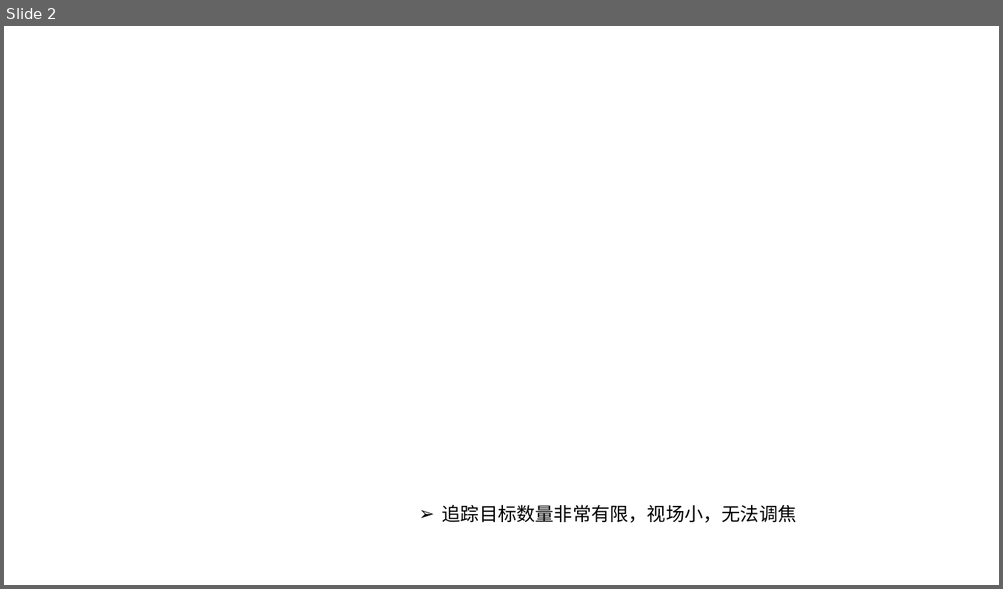
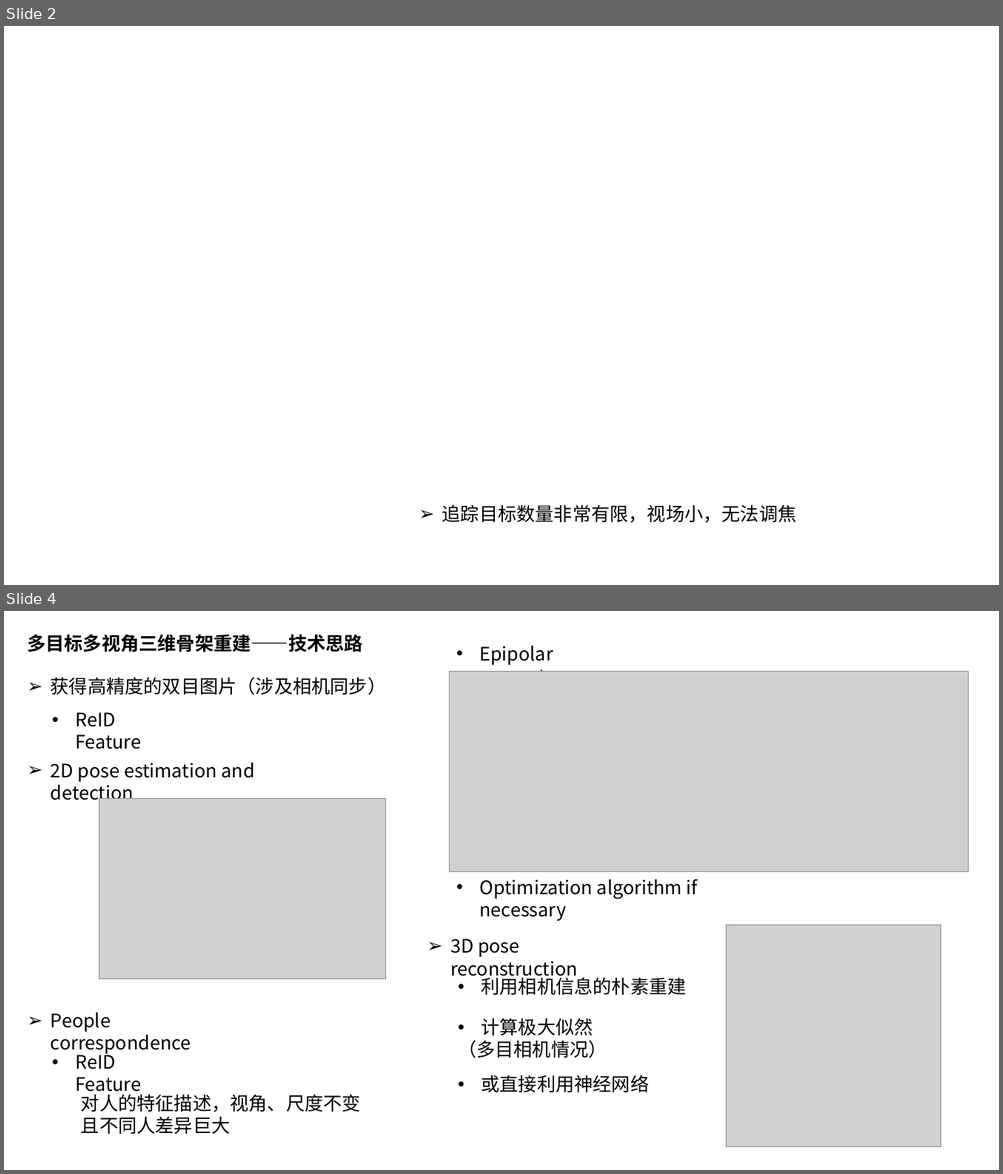
Before and after one commit to lihaowei1999/Dachuang, a slide deck: reports/report_0802/report.pptx. Shown one above the other, each under a label of ours: slide 2 before the commit, slides 2 and 4 after it; the slides between them are not shown. The pictures are 1003x589 and 1003x1174 pixels, drawn with LibreOffice and Linux fonts; fonts in the diff are those of the drawing; grey boxes stand for pictures; background and template pictures are left out. Boxes give left, top, right and bottom in pixels: in the first picture for what was removed or moved away, otherwise in the second. Text is boxed around its words. In the diff, an @@ line names an element or a change of style, - is before the commit and + after.

Commit message:
Add slides for pose estimation part.

```diff
--- a/reports/report_0802/report.pptx
+++ b/reports/report_0802/report.pptx
@@ slide 4 added at [4, 611, 999, 1170], background #FFFFFF @@
@@ text added at [27, 634, 363, 652], 18 pt, text #000000, bold @@
+多目标多视角三维骨架重建——技术思路
@@ text added at [480, 646, 563, 672], 18 pt, text #000000 @@
+• Epipolar geometry
@@ text added at [51, 677, 387, 695], 18 pt, text #000000 @@
+➢ 获得高精度的双目图片（涉及相机同步）
@@ picture added at [449, 672, 968, 872] @@
@@ text added at [75, 712, 141, 749], 18 pt, text #000000 @@
+• ReID Feature
@@ text added at [51, 763, 254, 804], 18 pt, text #000000 @@
+➢ 2D pose estimation and detection
@@ picture added at [99, 798, 386, 979] @@
@@ text added at [480, 879, 697, 921], 18 pt, text #000000 @@
+• Optimization algorithm if necessary
@@ text added at [450, 939, 578, 980], 18 pt, text #000000 @@
+➢ 3D pose reconstruction
@@ picture added at [726, 925, 941, 1147] @@
@@ text added at [481, 974, 686, 995], 18 pt, text #000000 @@
+• 利用相机信息的朴素重建
@@ text added at [51, 1013, 191, 1054], 18 pt, text #000000 @@
+➢ People correspondence
@@ text added at [458, 1018, 607, 1059], 18 pt, text #000000 @@
+• 计算极大似然
+（多目相机情况）
@@ text added at [75, 1050, 141, 1096], 18 pt, text #000000 @@
+• ReID Feature
@@ text added at [481, 1075, 649, 1093], 18 pt, text #000000 @@
+• 或直接利用神经网络
@@ text added at [81, 1091, 361, 1134], 18 pt, text #000000 @@
+对人的特征描述，视角、尺度不变
+且不同人差异巨大
```
Also in this commit, not shown: 1 other slide added.
